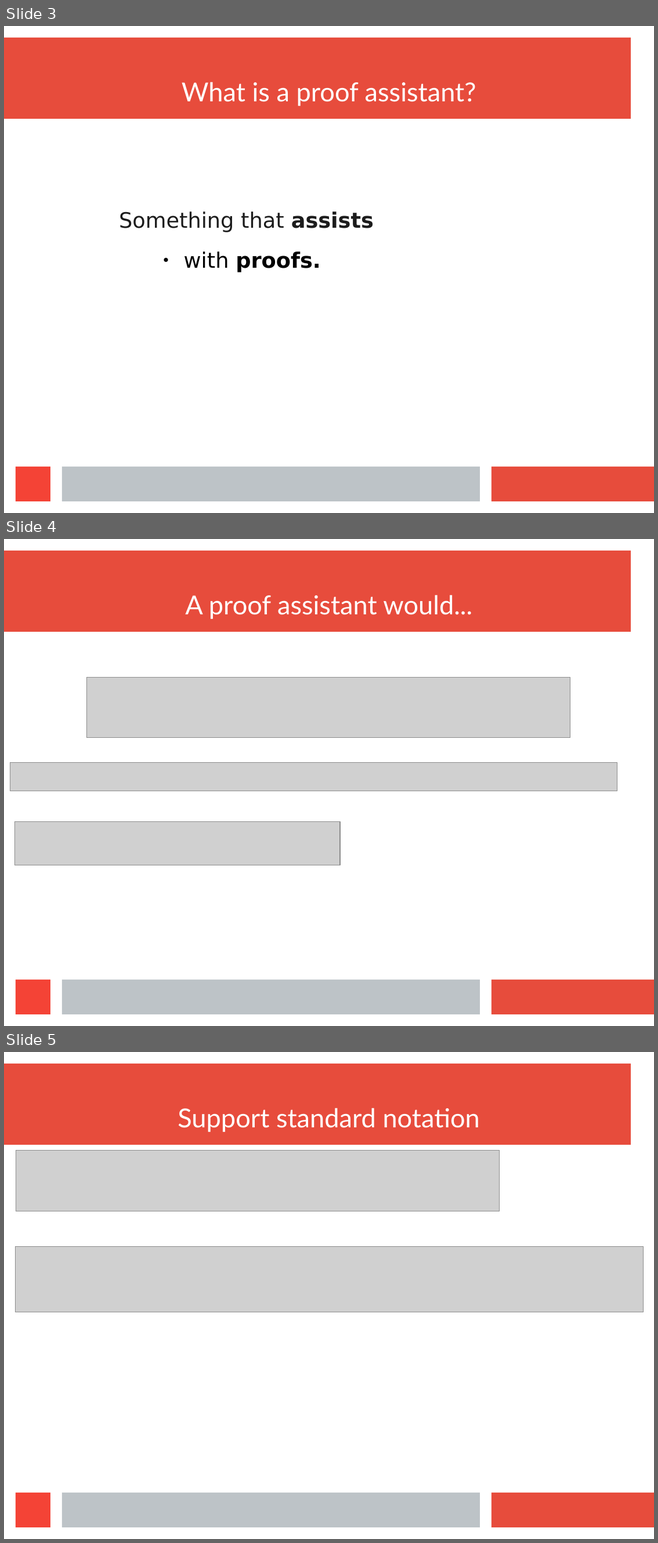
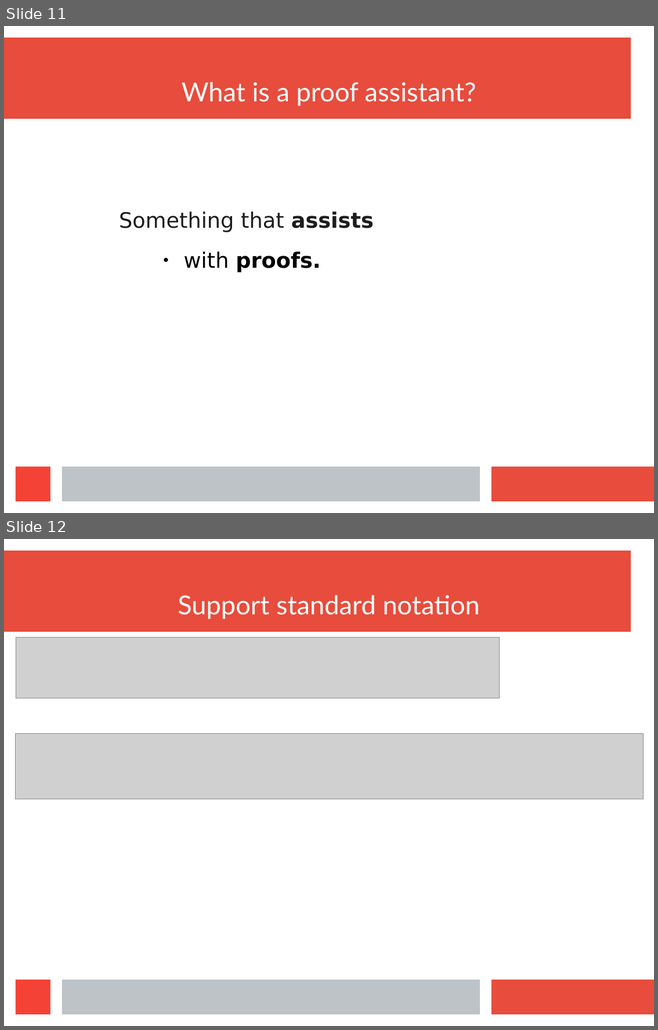
Before and after one commit to wilbowma/cur, a slide deck: hope-2016/slides.odp. Shown one above the other, each under a label of ours: slides 3, 4 and 5 before the commit, slides 11 and 12 after it. The pictures are 658x1543 and 658x1030 pixels, drawn with LibreOffice and Linux fonts; fonts in the diff are those of the drawing; grey boxes stand for pictures. Boxes give left, top, right and bottom in pixels: in the first picture for what was removed or moved away, otherwise in the second. Text is boxed around its words. In the diff, an @@ line names an element or a change of style, - is before the commit and + after.

```diff
--- a/hope-2016/slides.odp
+++ b/hope-2016/slides.odp
@@ slide 4 removed at (4, 539, 654, 1026), background #FFFFFF; not listed: 4 template elements that a slide beside it also shows @@
@@ title removed at (185, 595, 472, 619) @@
-A proof assistant would...
@@ picture removed at (86, 677, 570, 738) @@
@@ picture removed at (10, 762, 617, 791) @@
@@ picture removed at (14, 822, 340, 866) @@
@@ what was slide 3 is now slide 11 @@
@@ what was slide 5 is now slide 12 @@
```
Also in this commit, not shown: 10 slides changed, 9 slides added, 1 other slide removed.
